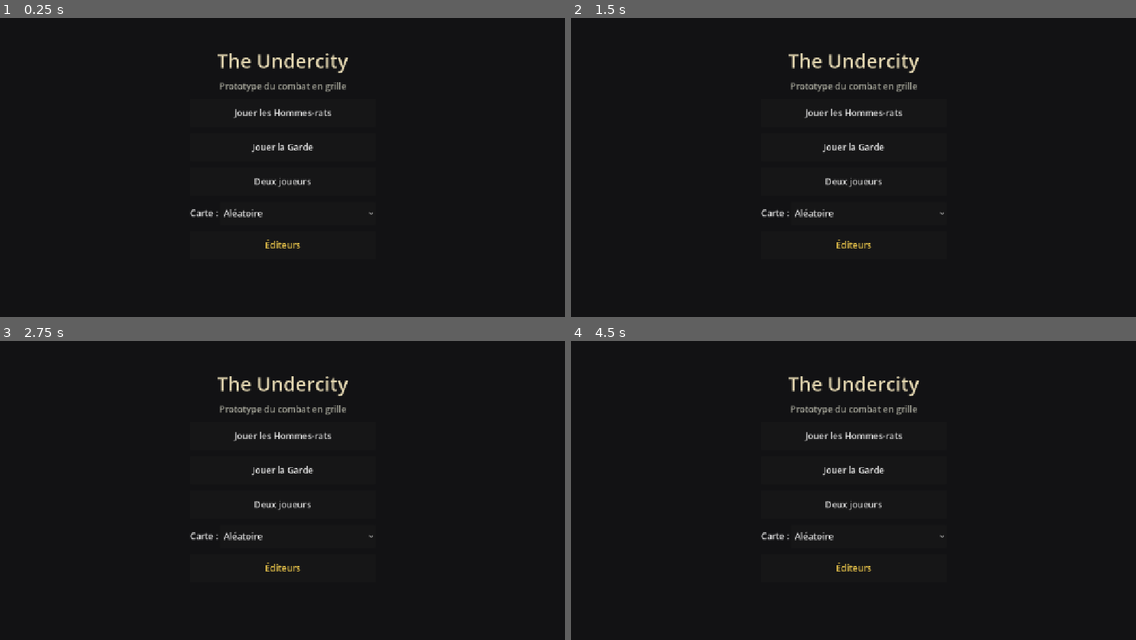
Above: before the commit, frames 1-4 (two rows, left to right).
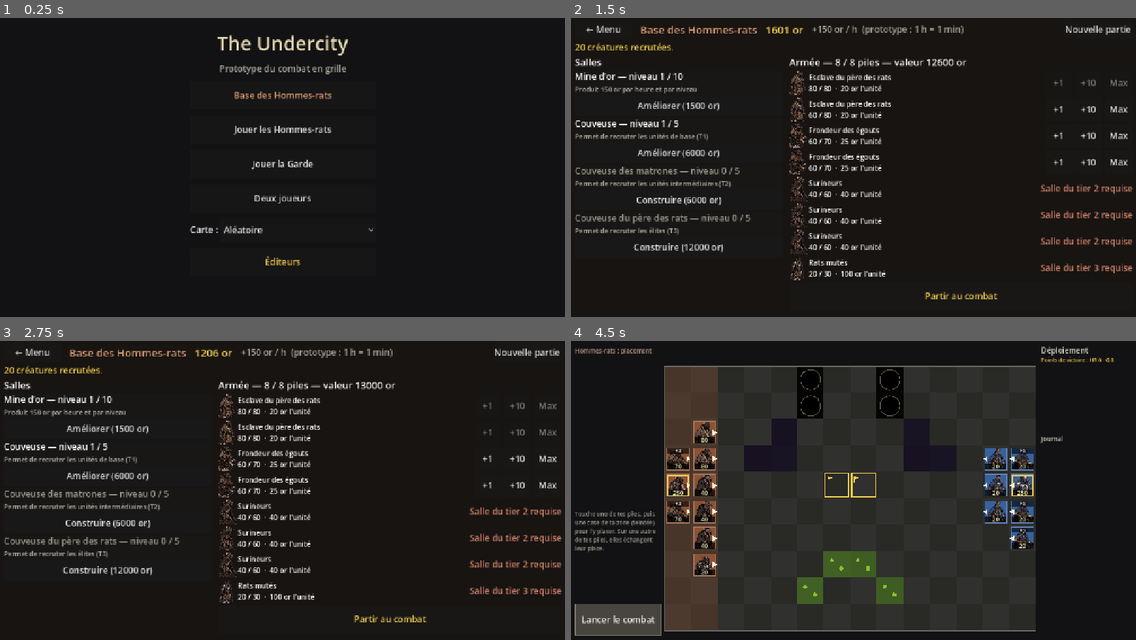
Above: after the commit, the same moments.

Repository: piratesamskipper/The-undercity
Game: Godot game, scene res://scenes/menu.tscn
Same seed, same stepped clock (60 frames per second), same inputs: the game is played once before the commit and once after it.
Inputs (mouse positions are in pixels of both pictures, inside the frame that each line leads up to):
- Up to frame 1 (0.25 s): no input
- Up to frame 2 (1.5 s): click (853, 95) at 0.5 s, where only the run after the commit has a clickable "Base des Hommes-rats"; click (1119, 83) at 1.25 s, where only the run after the commit has a clickable "Max"
- Up to frame 3 (2.75 s): click (548, 430) at 2 s, where only the run after the commit has a clickable "Max"
- Up to frame 4 (4.5 s): click (1119, 457) at 2.75 s, where only the run after the commit has a clickable "Max"; click (1119, 484) at 3.5 s, where only the run after the commit has a clickable "Max"; click (960, 619) at 4.25 s, where only the run after the commit has a clickable "Partir au combat"

The runs differ from the first frame. In frame 1, 3.4% of the frame differs, in the area x 33-66%, y 5-83%; in frame 2, 10%; in frame 3, 10%; in frame 4, 36%, in the area x 0-96%, y 1-99%.

Commit message:
Prototype : base des Hommes-rats (or, salles, recrutement, campagne)
- Écran de base : or en temps réel accéléré (1 h de jeu = 1 min), production de la mine
- Salles : Mine d'or (150 or/h/niveau, provisoire), Couveuse, Couveuse des matrones,
  Couveuse du père des rats (déverrouillent le recrutement T1, T2, T3)
- Recrutement : compléter ses piles (+1, +10, Max) ou créer une nouvelle pile, au coût des unités
- Partir au combat : la Garde (IA) aligne une armée de valeur comparable, carte aléatoire
- Après la bataille : les pertes restent, +1000 or en cas de victoire, +300 sinon
- Partie enregistrée sur le téléphone ; Nouvelle partie en deux appuis

Co-Authored-By: Claude Opus 5.5 <noreply@anthropic.com>
Claude-Session: https://claude.ai/code/session_01PSidyHfdFpRYDiezgKu1U8

Diff:
--- /dev/null
+++ b/jeu/donnees/batiments.json
@@ -0,0 +1,10 @@
+[
+  {"id": "mine", "nom": "Mine d'or", "max": 10, "cout_base": 1000, "cout_par_niveau": 500, "production": 150,
+   "effet": "Produit 150 or par heure et par niveau"},
+  {"id": "couveuse", "nom": "Couveuse", "max": 5, "cout_mult": 3000, "debloque_tier": 1,
+   "effet": "Permet de recruter les unités de base (T1)"},
+  {"id": "matrones", "nom": "Couveuse des matrones", "max": 5, "cout_mult": 6000, "debloque_tier": 2,
+   "effet": "Permet de recruter les unités intermédiaires (T2)"},
+  {"id": "pere", "nom": "Couveuse du père des rats", "max": 5, "cout_mult": 12000, "debloque_tier": 3,
+   "effet": "Permet de recruter les élites (T3)"}
+]
--- /dev/null
+++ b/jeu/scenes/base.tscn
@@ -0,0 +1,12 @@
+[gd_scene load_steps=2 format=3]
+
+[ext_resource type="Script" path="res://scripts/base.gd" id="1"]
+
+[node name="Base" type="Control"]
+layout_mode = 3
+anchors_preset = 15
+anchor_right = 1.0
+anchor_bottom = 1.0
+grow_horizontal = 2
+grow_vertical = 2
+script = ExtResource("1")
--- /dev/null
+++ b/jeu/scripts/base.gd
@@ -0,0 +1,227 @@
+extends Control
+## Base des Hommes-rats (prototype) : or, bâtiments, recrutement, départ au combat.
+## L'or s'accumule en temps réel accéléré (1 heure de jeu = 1 minute réelle).
+
+var etiquette_or: Label
+var etiquette_prod: Label
+var etiquette_msg: Label
+var col_batiments: VBoxContainer
+var col_armee: VBoxContainer
+var minuterie := 0.0
+
+
+func _ready() -> void:
+	theme = Donnees.theme_tactile()
+	set_anchors_preset(Control.PRESET_FULL_RECT)
+	var fond := ColorRect.new()
+	fond.color = Color(0.09, 0.08, 0.07)
+	fond.set_anchors_preset(Control.PRESET_FULL_RECT)
+	add_child(fond)
+
+	var racine := VBoxContainer.new()
+	racine.set_anchors_preset(Control.PRESET_FULL_RECT)
+	racine.offset_left = 8
+	racine.offset_top = 6
+	racine.offset_right = -8
+	racine.offset_bottom = -6
+	add_child(racine)
+
+	var haut := HBoxContainer.new()
+	haut.add_theme_constant_override("separation", 18)
+	_bouton(haut, "← Menu", func(): get_tree().change_scene_to_file("res://scenes/menu.tscn"), 130)
+	var titre := Label.new()
+	titre.text = "Base des Hommes-rats"
+	titre.add_theme_font_size_override("font_size", 24)
+	titre.add_theme_color_override("font_color", Color(0.85, 0.6, 0.45))
+	haut.add_child(titre)
+	etiquette_or = Label.new()
+	etiquette_or.add_theme_font_size_override("font_size", 24)
+	etiquette_or.add_theme_color_override("font_color", Color(0.95, 0.8, 0.3))
+	haut.add_child(etiquette_or)
+	etiquette_prod = Label.new()
+	etiquette_prod.add_theme_color_override("font_color", Color(0.65, 0.65, 0.6))
+	etiquette_prod.size_flags_horizontal = Control.SIZE_EXPAND_FILL
+	haut.add_child(etiquette_prod)
+	_bouton(haut, "Nouvelle partie", _nouvelle_partie, 0)
+	racine.add_child(haut)
+
+	etiquette_msg = Label.new()
+	etiquette_msg.add_theme_color_override("font_color", Color(0.95, 0.8, 0.3))
+	etiquette_msg.text = Donnees.dernier_resultat
+	Donnees.dernier_resultat = ""
+	racine.add_child(etiquette_msg)
+
+	var corps := HBoxContainer.new()
+	corps.size_flags_vertical = Control.SIZE_EXPAND_FILL
+	corps.add_theme_constant_override("separation", 16)
+	racine.add_child(corps)
+	var defil_b := ScrollContainer.new()
+	defil_b.custom_minimum_size.x = 470
+	col_batiments = VBoxContainer.new()
+	col_batiments.size_flags_horizontal = Control.SIZE_EXPAND_FILL
+	defil_b.add_child(col_batiments)
+	corps.add_child(defil_b)
+	var defil_a := ScrollContainer.new()
+	defil_a.size_flags_horizontal = Control.SIZE_EXPAND_FILL
+	col_armee = VBoxContainer.new()
+	col_armee.size_flags_horizontal = Control.SIZE_EXPAND_FILL
+	defil_a.add_child(col_armee)
+	corps.add_child(defil_a)
+
+	Donnees.maj_or()
+	reconstruire()
+
+
+func _process(delta: float) -> void:
+	minuterie += delta
+	if minuterie >= 1.0:   # l'or monte chaque seconde
+		minuterie = 0.0
+		Donnees.maj_or()
+		_maj_entete()
+
+
+func _maj_entete() -> void:
+	etiquette_or.text = "%d or" % int(Donnees.partie["or"])
+	etiquette_prod.text = "+%d or / h  (prototype : 1 h = 1 min)" % int(Donnees.production_horaire())
+
+
+func reconstruire() -> void:
+	_maj_entete()
+	for n in col_batiments.get_children() + col_armee.get_children():
+		n.queue_free()
+	_batiments()
+	_armee()
+
+
+func _dire(t: String) -> void:
+	etiquette_msg.text = t
+
+
+# --- Bâtiments ---------------------------------------------------------------
+
+func _batiments() -> void:
+	var t := Label.new()
+	t.text = "Salles"
+	t.add_theme_font_size_override("font_size", 22)
+	col_batiments.add_child(t)
+	for b in Donnees.batiments:
+		var id: String = b["id"]
+		var cadre := PanelContainer.new()
+		var v := VBoxContainer.new()
+		cadre.add_child(v)
+		var nom := Label.new()
+		var niv := Donnees.niveau(id)
+		nom.text = "%s — niveau %d / %d" % [b["nom"], niv, b["max"]]
+		nom.add_theme_color_override("font_color", Color.WHITE if niv > 0 else Color(0.6, 0.6, 0.55))
+		v.add_child(nom)
+		var effet := Label.new()
+		effet.text = b["effet"]
+		effet.add_theme_font_size_override("font_size", 15)
+		effet.add_theme_color_override("font_color", Color(0.7, 0.7, 0.65))
+		v.add_child(effet)
+		var cout := Donnees.cout_amelioration(id)
+		var texte := "Niveau maximum"
+		if cout > 0:
+			texte = ("Construire" if niv == 0 else "Améliorer") + " (%d or)" % cout
+		var bt := _bouton(v, texte, func():
+			if Donnees.ameliorer(id):
+				_dire("%s : niveau %d." % [b["nom"], Donnees.niveau(id)])
+			else:
+				_dire("Pas assez d'or.")
+			reconstruire(), 0)
+		bt.disabled = cout <= 0
+		col_batiments.add_child(cadre)
+
+
+# --- Armée et recrutement ----------------------------------------------------
+
+func _armee() -> void:
+	var armee: Array = Donnees.partie["armee"]
+	var t := Label.new()
+	t.text = "Armée — %d / %d piles — valeur %d or" % [armee.size(), Donnees.MAX_PILES, Donnees.valeur_armee(armee)]
+	t.add_theme_font_size_override("font_size", 22)
+	col_armee.add_child(t)
+	for i in armee.size():
+		var p: Dictionary = armee[i]
+		var u = Donnees.unite(p["nom"])
+		if u == null:
+			continue
+		var h := HBoxContainer.new()
+		var img := TextureRect.new()
+		img.custom_minimum_size = Vector2(40, 56)
+		img.expand_mode = TextureRect.EXPAND_IGNORE_SIZE
+		img.stretch_mode = TextureRect.STRETCH_KEEP_ASPECT_CENTERED
+		img.texture = Donnees.texture(u.get("image", ""))
+		h.add_child(img)
+		var l := Label.new()
+		l.text = "%s\n%d / %d  ·  %d or l'unité" % [u["nom"], p["nombre"], u["escouade"], u.get("cout", 0)]
+		l.add_theme_font_size_override("font_size", 16)
+		l.size_flags_horizontal = Control.SIZE_EXPAND_FILL
+		h.add_child(l)
+		if Donnees.tier_recrutable(int(u["tier"])):
+			var plein: bool = int(p["nombre"]) >= int(u["escouade"])
+			for n in [1, 10, 9999]:
+				var b := _bouton(h, "Max" if n == 9999 else "+%d" % n, func(): _recruter(i, n), 64)
+				b.disabled = plein
+		else:
+			var r := Label.new()
+			r.text = "Salle du tier %d requise" % u["tier"]
+			r.add_theme_color_override("font_color", Color(0.8, 0.5, 0.4))
+			h.add_child(r)
+		col_armee.add_child(h)
+	# Nouvelle pile
+	if armee.size() < Donnees.MAX_PILES:
+		var h := HBoxContainer.new()
+		var choix := OptionButton.new()
+		choix.size_flags_horizontal = Control.SIZE_EXPAND_FILL
+		choix.custom_minimum_size.y = 46
+		for u in Donnees.unites:
+			if u["faction"] == "HR" and not u.get("seigneur", false) and Donnees.tier_recrutable(int(u["tier"])):
+				choix.add_item("%s (%d or)" % [u["nom"], u.get("cout", 0)])
+				choix.set_item_metadata(choix.item_count - 1, u["nom"])
+		h.add_child(choix)
+		_bouton(h, "Nouvelle pile", func():
+			if choix.selected >= 0 and Donnees.nouvelle_pile(choix.get_item_metadata(choix.selected)):
+				_dire("Nouvelle pile créée : recrute des créatures pour la remplir.")
+			else:
+				_dire("Impossible : pas assez d'or.")
+			reconstruire(), 0)
+		col_armee.add_child(h)
+	var combat := _bouton(col_armee, "Partir au combat", _combattre, 0)
+	combat.custom_minimum_size.y = 64
+	combat.add_theme_color_override("font_color", Color(0.95, 0.8, 0.3))
+	combat.disabled = armee.is_empty()
+
+
+func _recruter(i: int, n: int) -> void:
+	var r := Donnees.recruter(i, n)
+	_dire("%d créatures recrutées." % r if r > 0 else "Pas assez d'or.")
+	reconstruire()
+
+
+func _combattre() -> void:
+	Donnees.preparer_bataille_campagne()
+	get_tree().change_scene_to_file("res://scenes/bataille.tscn")
+
+
+var confirmer_raz := false
+
+
+func _nouvelle_partie() -> void:
+	if not confirmer_raz:   # deux appuis pour éviter d'effacer sa partie par erreur
+		confirmer_raz = true
+		_dire("Touche encore « Nouvelle partie » pour tout effacer et recommencer.")
+		return
+	confirmer_raz = false
+	Donnees.nouvelle_partie()
+	_dire("Nouvelle partie : %d or, Mine d'or et Couveuse au niveau 1." % Donnees.OR_DEPART)
+	reconstruire()
+
+
+func _bouton(parent: Control, texte: String, action: Callable, largeur: float) -> Button:
+	var b := Button.new()
+	b.text = texte
+	b.custom_minimum_size = Vector2(largeur, 46)
+	b.pressed.connect(action)
+	parent.add_child(b)
+	return b
--- a/jeu/scripts/bataille.gd
+++ b/jeu/scripts/bataille.gd
@@ -37,6 +37,8 @@
 var police: Font
 var camp_ia := ""         # camp joué par l'IA ("" = deux joueurs)
 var attente_ia := 0.0
+var campagne := false      # bataille lancée depuis la base
+var campagne_appliquee := false
 var a_deployer: Array = []  # camps humains qui doivent encore valider leur déploiement
 # Pendant le déploiement, l'initiative adverse est cachée. Plus tard, une capacité
 # spéciale de seigneur pourra la révéler : ce drapeau en tiendra lieu.
@@ -47,10 +49,15 @@
 	police = ThemeDB.fallback_font
 	unites = Donnees.unites_par_nom()
 	camp_ia = Donnees.camp_ia
+	campagne = Donnees.mode_campagne
 	nouvelle_bataille()
 
 
 func _process(delta: float) -> void:
+	if campagne and combat.vainqueur != "" and not campagne_appliquee:
+		campagne_appliquee = true
+		Donnees.fin_bataille_campagne(combat)
+		queue_redraw()
 	if not a_deployer.is_empty() or combat.vainqueur != "" or not _tour_ia():
 		attente_ia = 0.0
 		return
@@ -66,8 +73,11 @@
 
 
 func nouvelle_bataille() -> void:
-	var carte: Dictionary = Donnees.cartes.get(Donnees.carte_choisie, {})
-	combat = Combat.new(unites, Donnees.armees["HR"], Donnees.armees["G"], "HR", "G", carte)
+	if campagne:
+		combat = Combat.new(unites, Donnees.armee_joueur(), Donnees.armee_adverse, "HR", "G", {})
+	else:
+		var carte: Dictionary = Donnees.cartes.get(Donnees.carte_choisie, {})
+		combat = Combat.new(unites, Donnees.armees["HR"], Donnees.armees["G"], "HR", "G", carte)
 	a_deployer = []
 	for camp in ["HR", "G"]:
 		if camp != camp_ia:
@@ -301,8 +311,13 @@
 		draw_string(police, Vector2(cadre.position.x, y), texte, HORIZONTAL_ALIGNMENT_CENTER, cadre.size.x, 17,
 				COULEURS[camp].lightened(0.45))
 		y += 30
-	_bouton(BOUTON_REJOUER, "Rejouer", true)
-	_bouton(BOUTON_MENU, "Menu", true)
+	if campagne:
+		_bouton(BOUTON_MENU, "Retour à la base", true)
+		draw_string(police, Vector2(0, 385), Donnees.dernier_resultat, HORIZONTAL_ALIGNMENT_CENTER, 1264, 17,
+				Color(0.95, 0.8, 0.3))
+	else:
+		_bouton(BOUTON_REJOUER, "Rejouer", true)
+		_bouton(BOUTON_MENU, "Menu", true)
 
 
 # --- Entrées -----------------------------------------------------------------
@@ -313,7 +328,10 @@
 	var pos: Vector2 = event.position
 	message = ""
 	if combat.vainqueur != "":
-		if BOUTON_REJOUER.has_point(pos):
+		if campagne:
+			if BOUTON_MENU.has_point(pos) and campagne_appliquee:
+				get_tree().change_scene_to_file("res://scenes/base.tscn")
+		elif BOUTON_REJOUER.has_point(pos):
 			nouvelle_bataille()
 		elif BOUTON_MENU.has_point(pos):
 			get_tree().change_scene_to_file("res://scenes/menu.tscn")
--- a/jeu/scripts/combat.gd
+++ b/jeu/scripts/combat.gd
@@ -102,18 +102,19 @@
 	var tireurs := []
 	var melee := []
 	var seigneurs := []
-	for entree in compo:
+	for k in compo.size():
+		var entree = compo[k]
 		var lot := []   # [[unité, nombre de créatures], ...]
 		if entree is Dictionary:
 			if not unites.has(entree["nom"]):
 				continue
 			var u0: Dictionary = unites[entree["nom"]]
-			lot.append([u0, clampi(int(entree.get("nombre", u0["escouade"])), 1, int(u0["escouade"]))])
+			lot.append([u0, clampi(int(entree.get("nombre", u0["escouade"])), 1, int(u0["escouade"])), k])
 		else:
 			if not unites.has(entree[0]):
 				continue
 			for i in entree[1]:
-				lot.append([unites[entree[0]], int(unites[entree[0]]["escouade"])])
+				lot.append([unites[entree[0]], int(unites[entree[0]]["escouade"]), k])
 		for e in lot:
 			var u: Dictionary = e[0]
 			if u.get("seigneur", false):
@@ -133,6 +134,7 @@
 			res.append({
 				"u": u, "camp": camp, "pos": Vector2i(colonne[1], debut + i),
 				"pv_total": int(u["pv"]) * int(liste[i][1]),
+				"origine": liste[i][2],   # index de la pile dans l'armée fournie
 				"munitions": int(u["munitions"]), "malus": [], "a_riposte": false,
 				"defend": false, "a_attendu": false,
 				"orient": Vector2i(1, 0) if gauche else Vector2i(-1, 0),
--- a/jeu/scripts/donnees.gd
+++ b/jeu/scripts/donnees.gd
@@ -6,6 +6,11 @@
 const FICHIER_UNITES := "user://unites.json"
 const FICHIER_CARTES := "user://cartes.json"
 const FICHIER_ARMEES := "user://armees.json"
+const FICHIER_PARTIE := "user://partie.json"
+const SECONDES_PAR_HEURE := 60.0   # prototype : 1 heure de jeu = 1 minute réelle
+const GAIN_VICTOIRE := 1000
+const GAIN_DEFAITE := 300
+const OR_DEPART := 2000
 
 const ARMEES_DEFAUT := {
 	"HR": [
@@ -28,9 +33,16 @@
 var cartes := {}           # nom -> {terrain: {"x,y": type}, zones: [[x, y], ...]}
 var armees := {}           # camp -> [{nom, nombre}, ...]
 
-# Réglages de la prochaine bataille (choisis dans le menu)
+# Réglages de la prochaine bataille (choisis dans le menu ou la base)
 var camp_ia := "G"
 var carte_choisie := ""    # "" = carte aléatoire
+var mode_campagne := false # bataille lancée depuis la base : les pertes et gains comptent
+var armee_adverse: Array = []
+var dernier_resultat := ""  # message affiché en revenant à la base
+
+# Partie (base des Hommes-rats)
+var batiments: Array = []  # définitions (res://donnees/batiments.json)
+var partie := {}           # {or, temps, batiments: {id: niveau}, armee: [{nom, nombre}]}
 
 
 func _ready() -> void:
@@ -52,6 +64,9 @@
 	for camp in ARMEES_DEFAUT:
 		if not armees.has(camp):
 			armees[camp] = ARMEES_DEFAUT[camp].duplicate(true)
+	batiments = JSON.parse_string(FileAccess.get_file_as_string("res://donnees/batiments.json"))
+	var pa = _lire(FICHIER_PARTIE, {})
+	partie = pa if pa is Dictionary and pa.has("or") else nouvelle_partie()
 
 
 var _textures := {}
@@ -91,7 +106,7 @@
 	return d
 
 
-func unite(nom: String):
+func unite(nom: String) -> Variant:
 	for u in unites:
 		if u["nom"] == nom:
 			return u
@@ -145,3 +160,189 @@
 	var f := FileAccess.open(chemin, FileAccess.WRITE)
 	if f != null:
 		f.store_string(JSON.stringify(donnees, "  "))
+
+
+
+# --- Partie : base, or, recrutement ------------------------------------------
+
+func nouvelle_partie() -> Dictionary:
+	var armee := []
+	for p in ARMEES_DEFAUT["HR"]:
+		var u = unite(p["nom"])
+		if u != null and not u.get("seigneur", false):
+			armee.append(p.duplicate())
+	partie = {"or": float(OR_DEPART), "temps": Time.get_unix_time_from_system(),
+		"batiments": {"mine": 1, "couveuse": 1, "matrones": 0, "pere": 0}, "armee": armee}
+	sauver_partie()
+	return partie
+
+
+func sauver_partie() -> void:
+	_ecrire(FICHIER_PARTIE, partie)
+
+
+func niveau(id: String) -> int:
+	return int(partie["batiments"].get(id, 0))
+
+
+func batiment(id: String) -> Dictionary:
+	for b in batiments:
+		if b["id"] == id:
+			return b
+	return {}
+
+
+## Or produit par heure de jeu (toutes les mines).
+func production_horaire() -> float:
+	var total := 0.0
+	for b in batiments:
+		if b.has("production"):
+			total += float(b["production"]) * niveau(b["id"])
+	return total
+
+
+## Ajoute l'or produit depuis la dernière mise à jour (temps réel accéléré).
+func maj_or() -> void:
+	var maintenant := Time.get_unix_time_from_system()
+	var ecoule := maxf(0.0, maintenant - float(partie["temps"]))
+	partie["or"] = float(partie["or"]) + production_horaire() * ecoule / SECONDES_PAR_HEURE
+	partie["temps"] = maintenant
+	sauver_partie()
+
+
+## Coût pour passer le bâtiment au niveau suivant (0 si déjà au maximum).
+func cout_amelioration(id: String) -> int:
+	var b := batiment(id)
+	var n := niveau(id) + 1
+	if n > int(b.get("max", 1)):
+		return 0
+	if b.has("cout_base"):
+		return int(b["cout_base"]) + int(b["cout_par_niveau"]) * (n - 1)
+	return int(b["cout_mult"]) * n
+
+
+func ameliorer(id: String) -> bool:
+	var c := cout_amelioration(id)
+	if c <= 0 or partie["or"] < c:
+		return false
+	partie["or"] -= c
+	partie["batiments"][id] = niveau(id) + 1
+	sauver_partie()
+	return true
+
+
+## Vrai si un bâtiment construit permet de recruter ce tier.
+func tier_recrutable(tier: int) -> bool:
+	for b in batiments:
+		if int(b.get("debloque_tier", -1)) == tier and niveau(b["id"]) >= 1:
+			return true
+	return false
+
+
+## Recrute jusqu'à `n` créatures dans la pile `i` (limité par l'or et la capacité). Renvoie le nombre recruté.
+func recruter(i: int, n: int) -> int:
+	var p: Dictionary = partie["armee"][i]
+	var u = unite(p["nom"])
+	if u == null or not tier_recrutable(int(u["tier"])):
+		return 0
+	var prix := maxi(1, int(u.get("cout", 0)))
+	n = mini(n, int(u["escouade"]) - int(p["nombre"]))
+	n = mini(n, int(floor(partie["or"] / prix)))
+	if n <= 0:
+		return 0
+	p["nombre"] = int(p["nombre"]) + n
+	partie["or"] -= n * prix
+	sauver_partie()
+	return n
+
+
+## Ajoute une nouvelle pile (une créature, payée) si l'armée a de la place.
+func nouvelle_pile(nom: String) -> bool:
+	var u = unite(nom)
+	if u == null or partie["armee"].size() >= MAX_PILES or not tier_recrutable(int(u["tier"])):
+		return false
+	if partie["or"] < int(u.get("cout", 0)):
+		return false
+	partie["or"] -= int(u.get("cout", 0))
+	partie["armee"].append({"nom": nom, "nombre": 1})
+	sauver_partie()
+	return true
+
+
+## Valeur en or d'une armée (troupes seulement).
+func valeur_armee(armee: Array) -> int:
+	var t := 0
+	for p in armee:
+		var u = unite(p["nom"])
+		if u != null and not u.get("seigneur", false):
+			t += int(u.get("cout", 0)) * int(p["nombre"])
+	return t
+
+
+func seigneur_de(camp: String) -> String:
+	for u in unites:
+		if u["faction"] == camp and u.get("seigneur", false):
+			return u["nom"]
+	return ""
+
+
+## Armée de l'IA d'environ `budget` or : 6 à 8 piles tirées au hasard, plus son seigneur.
+func armee_ia(camp: String, budget: int) -> Array:
+	var troupes := unites.filter(func(u): return u["faction"] == camp and not u.get("seigneur", false))
+	var noms := []
+	for i in randi_range(6, MAX_PILES):
+		noms.append(troupes[randi() % troupes.size()]["nom"])
+	var plein := 0
+	for n in noms:
+		plein += int(unite(n).get("cout", 1)) * int(unite(n)["escouade"])
+	var f := float(budget) / maxf(1.0, plein)
+	var res := []
+	for n in noms:
+		var u = unite(n)
+		res.append({"nom": n, "nombre": clampi(roundi(u["escouade"] * f), 1, int(u["escouade"]))})
+	var s := seigneur_de(camp)
+	if s != "":
+		res.append({"nom": s, "nombre": 1})
+	return res
+
+
+## Prépare une bataille depuis la base.
+func preparer_bataille_campagne() -> void:
+	maj_or()
+	mode_campagne = true
+	camp_ia = "G"
+	var budget := int(valeur_armee(partie["armee"]) * randf_range(0.9, 1.1))
+	armee_adverse = armee_ia("G", maxi(budget, 1500))
+
+
+## Armée du joueur pour la bataille (troupes de la partie + seigneur).
+func armee_joueur() -> Array:
+	var a: Array = partie["armee"].duplicate(true)
+	var s := seigneur_de("HR")
+	if s != "":
+		a.append({"nom": s, "nombre": 1})
+	return a
+
+
+## Applique le résultat d'une bataille de campagne : pertes et or gagné.
+func fin_bataille_campagne(combat: Combat) -> void:
+	var survivants := {}
+	for p in combat.piles:
+		if p["camp"] == "HR" and not Combat.seigneur(p):
+			survivants[int(p["origine"])] = Combat.nombre(p)
+	var armee := []
+	var pertes := 0
+	for i in partie["armee"].size():
+		var p: Dictionary = partie["armee"][i]
+		var n: int = survivants.get(i, int(p["nombre"]))
+		pertes += int(p["nombre"]) - n
+		if n > 0:
+			armee.append({"nom": p["nom"], "nombre": n})
+	partie["armee"] = armee
+	var gain := GAIN_VICTOIRE if combat.vainqueur == "HR" else GAIN_DEFAITE
+	maj_or()
+	partie["or"] += gain
+	sauver_partie()
+	var issue := "Victoire" if combat.vainqueur == "HR" else ("Égalité" if combat.vainqueur == "nul" else "Défaite")
+	dernier_resultat = "%s : +%d or, %d créatures perdues." % [issue, gain, pertes]
+	mode_campagne = false
--- a/jeu/scripts/menu.gd
+++ b/jeu/scripts/menu.gd
@@ -15,7 +15,7 @@
 	var boite := VBoxContainer.new()
 	boite.set_anchors_preset(Control.PRESET_CENTER)
 	boite.custom_minimum_size = Vector2(420, 0)
-	boite.position = Vector2(-210, -290)
+	boite.position = Vector2(-210, -330)
 	boite.add_theme_constant_override("separation", 14)
 	add_child(boite)
 
@@ -31,6 +31,8 @@
 	sous.add_theme_color_override("font_color", Color(0.65, 0.65, 0.6))
 	boite.add_child(sous)
 
+	var bb := _bouton(boite, "Base des Hommes-rats", func(): get_tree().change_scene_to_file("res://scenes/base.tscn"))
+	bb.add_theme_color_override("font_color", Color(0.85, 0.6, 0.45))
 	_bouton(boite, "Jouer les Hommes-rats", func(): _lancer("G"))
 	_bouton(boite, "Jouer la Garde", func(): _lancer("HR"))
 	_bouton(boite, "Deux joueurs", func(): _lancer(""))
@@ -69,5 +71,6 @@
 
 func _lancer(camp_ia: String) -> void:
 	Donnees.camp_ia = camp_ia
+	Donnees.mode_campagne = false
 	Donnees.carte_choisie = "" if choix_carte.selected <= 0 else choix_carte.get_item_text(choix_carte.selected)
 	get_tree().change_scene_to_file("res://scenes/bataille.tscn")
Not shown, added: jeu/scripts/base.gd.uid
